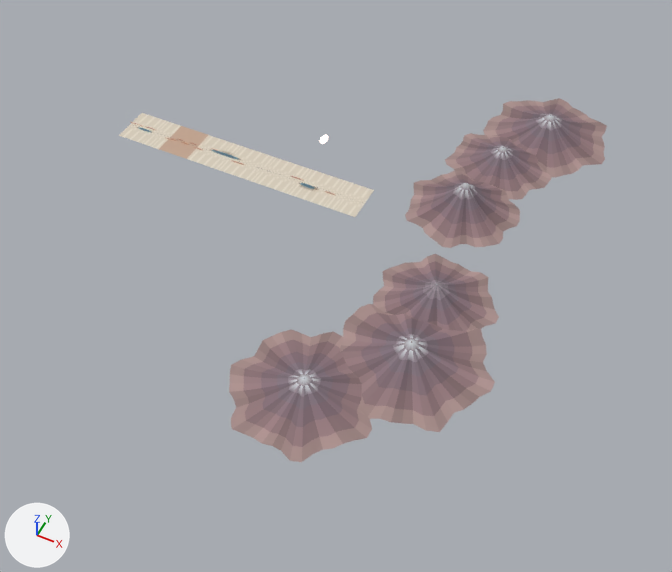
The glTF model frontend/projects/ride/public/courses/atacama.glb: old version first, new version second.
Before and after are seen from a camera (50 mm lens) standing at (43148.0, -48162.0, 49421.0) and looking at (21646.0, -5159.0, -4333.0). Every picture has the same lights, and +X, +Y and +Z are marked at lower left. The picture after the commit comes second. Where no turn or scale is listed for an object, it has been applied to the vertices. Vertices at exactly the same position are counted once.

The scene before the commit, as lines of its bpy script (objects in view):
```python
me_peaks = bpy.data.meshes.new('Peaks')
me_peaks.from_pydata(...)  # 1890 vertices, 3240 faces; spans x 0.0..1.0, y -1.0..0.0, z 0.0..1.0
me_peaks.materials.append(mat_peaks)
ob_peaks = bpy.data.objects.new('Peaks', me_peaks)
ob_peaks.location = (20298.0, 19571.0, -15.0)
ob_peaks.scale = (16400.0, 42200.0, 2570.0)
```
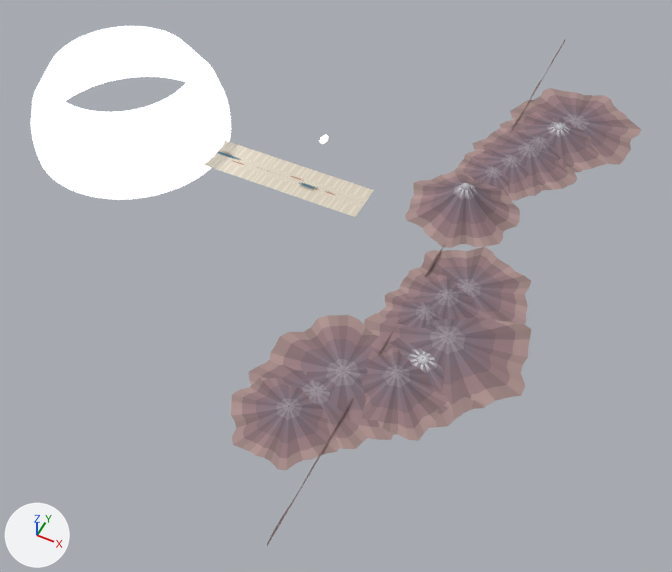
Diff of the bpy script that builds the scene:
```diff
--- a/frontend/projects/ride/public/courses/atacama.glb.py
+++ b/frontend/projects/ride/public/courses/atacama.glb.py
@@ me_peaks @@
 # used by ob_peaks; location = (20298.0, 19571.0, -15.0); scale = (16400.0, 42200.0, 2570.0)
-me_peaks.from_pydata(...)  # 1890 vertices, 3240 faces; spans x 0.0..1.0, y -1.0..0.0, z 0.0..1.0
+me_peaks.from_pydata(...)  # 5158 vertices, 8756 faces; spans x 0.0..1.0, y -1.0..0.0, z 0.0..1.0
+# me_peaks part 1: the loose piece of 315 vertices spanning x 0.333..0.881, y -0.728..-0.523, z 0.0..0.689 is scaled about its middle by (0.741, 0.57, 0.516), then moved by (-0.092, -0.027, -0.159)
+# me_peaks part 2: the loose piece of 315 vertices spanning x 0.0..0.639, y -1.0..-0.758, z 0.0..0.506 is rebuilt with 315 vertices and now spans x 0.0..0.473, y -0.917..-0.779, z 0.008..0.349
+# me_peaks part 3: the loose piece of 315 vertices spanning x 0.295..0.808, y -0.35..-0.144, z 0.0..0.665 is rebuilt with 315 vertices and now spans x 0.355..0.916, y -0.328..-0.166, z 0.008..0.549
+# me_peaks part 4: the loose piece of 315 vertices spanning x 0.306..0.984, y -0.89..-0.625, z 0.0..0.735 is rebuilt with 315 vertices and now spans x 0.299..0.801, y -0.835..-0.684, z 0.008..0.504
+# me_peaks part 5: 315 vertices removed from x 0.379..1.0, y -0.245..0.0, z 0.0..0.802; 3583 vertices added at x 0.003..1.0, y -1.0..0.0, z 0.0..0.472
+# other edits to the shape of me_peaks do not show in these pictures
 me_peaks.materials.append(mat_peaks)
@@ me_sky_000 @@
+me_sky_000.from_pydata(...)  # 336 vertices, 560 faces; spans x 0.0..16400.0, y -16400.0..0.0, z 0.0..6806.0
+me_sky_000.materials.append(mat_glow)
@@ ob_peaks @@
 ob_peaks = bpy.data.objects.new('Peaks', me_peaks)
-ob_peaks.location = (20298.0, 19571.0, -15.0)
-ob_peaks.scale = (16400.0, 42200.0, 2570.0)
+ob_peaks.location = (21570.0, 28130.0, -35.0)
+ob_peaks.scale = (16800.0, 56300.0, 2590.0)
@@ ob_sky_000 @@
+ob_sky_000 = bpy.data.objects.new('Sky_000', me_sky_000)
+ob_sky_000.location = (-8200.0, 8200.0, -984.0)
```

What differs and where, as boxes [x1, y1, x2, y2] in the pictures (672 x 572 px; the box of a moved part takes in the faces that stretch with it):
'Peaks', reshaped, moved, rescaled (8% wider, 39% taller): before [229, 98, 607, 462]; after [231, 40, 641, 546]
'Sky_000', added: after [30, 26, 231, 200]
part 1 of me_peaks, moved or reshaped: before [373, 254, 499, 343]; after [379, 289, 448, 337]
part 2 of me_peaks, rebuilt: before [229, 329, 372, 462]; after [231, 377, 339, 470]
part 3 of me_peaks, rebuilt: before [445, 133, 552, 200]; after [500, 111, 607, 170]
part 4 of me_peaks, rebuilt: before [340, 304, 495, 432]; after [361, 348, 450, 441]
part 5 of me_peaks, reshaped: before [483, 98, 607, 178]; after [249, 40, 641, 546]
